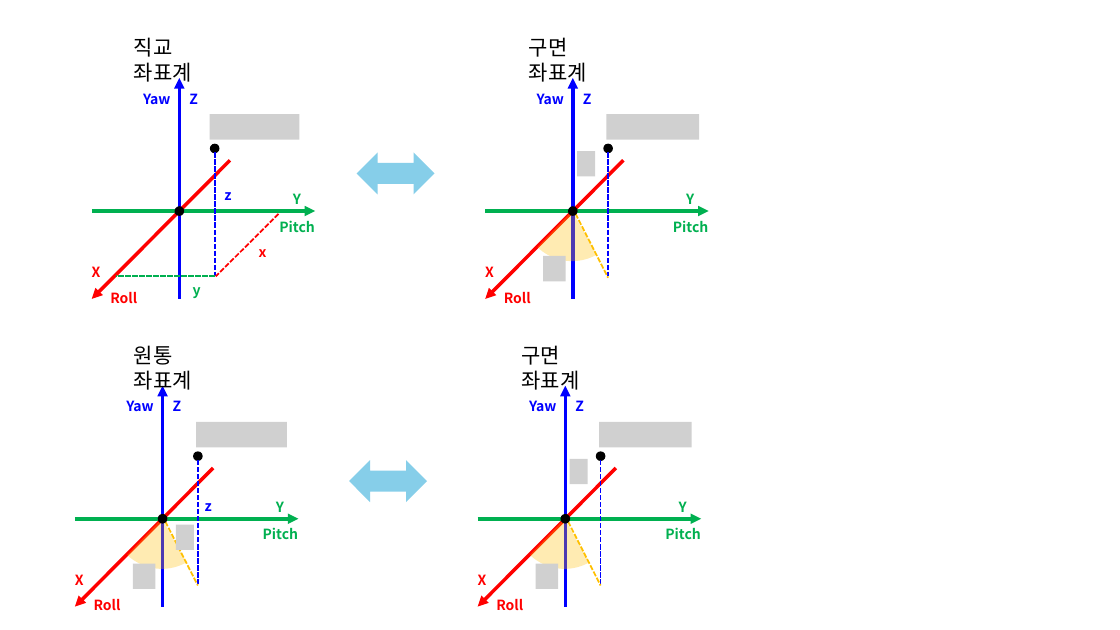
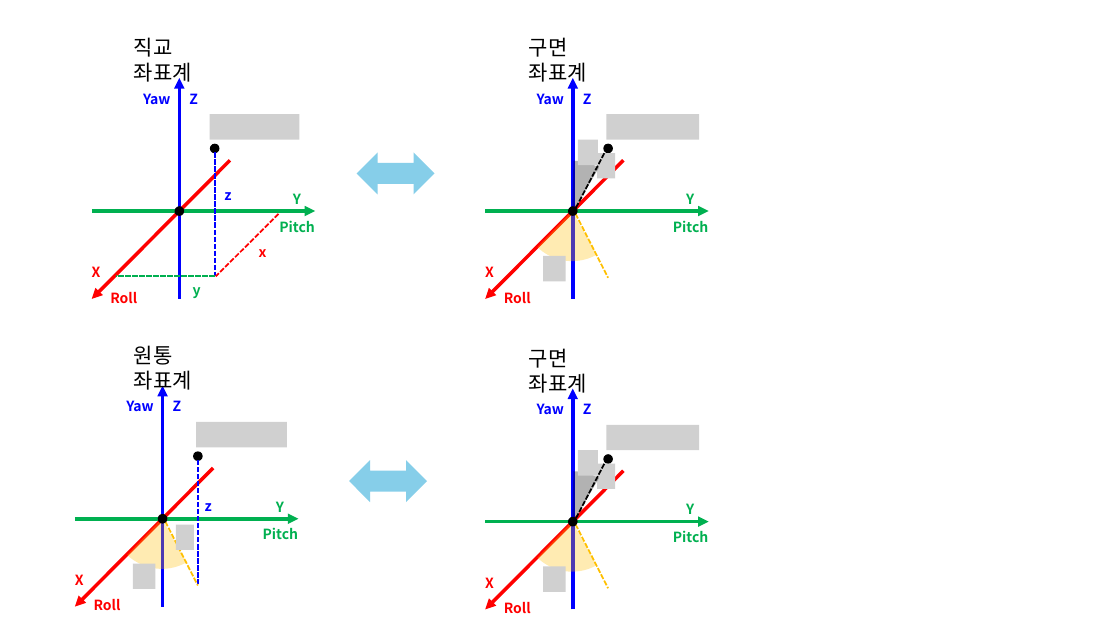
Before and after one commit to gaussian37/gaussian37.github.io, a slide deck: slide 4 of assets/img/math/calculus/cylindrical_spherical_coordinate_system/cylindrical_spherical_coordinate_system.pptx (slide 5 before the commit). Drawn at 1120x630 pixels with LibreOffice and Linux fonts; fonts in the diff are those of the drawing; grey boxes stand for pictures. Boxes give left, top, right and bottom in pixels: in the first picture for what was removed or moved away, otherwise in the second. Text is boxed around its words. In the diff, an @@ line names an element or a change of style, - is before the commit and + after.

```diff
--- a/assets/img/math/calculus/cylindrical_spherical_coordinate_system/cylindrical_spherical_coordinate_system.pptx
+++ b/assets/img/math/calculus/cylindrical_spherical_coordinate_system/cylindrical_spherical_coordinate_system.pptx
@@ group added at [518,139,626,266]: 2 pictures, 1 line, 1 pie slice (boxed as its full ellipse) @@
@@ picture removed at [577,151,595,176] @@
@@ line removed from (608, 152) to (608, 276) @@
@@ 3 texts, 3 arrows, 1 ellipse, 1 picture: place and size @@
-3 texts, 3 arrows, 1 ellipse, 1 picture at [478,386,702,607]
+3 texts, 3 arrows, 1 ellipse, 1 picture at [486,389,709,610]
@@ 1 picture, 1 text, 1 line, 1 pie slice (boxed as its full ellipse): place and size @@
-1 picture, 1 text, 1 line, 1 pie slice (boxed as its full ellipse) at [514,345,614,589]
+1 picture, 1 text, 1 line, 1 pie slice (boxed as its full ellipse) at [522,348,622,592]
@@ picture removed at [570,459,587,484] @@
@@ group added at [518,450,626,577]: 2 pictures, 1 line, 1 pie slice (boxed as its full ellipse) @@
@@ line removed from (601, 460) to (601, 584) @@
@@ 2 texts, 1 ellipse: place and size @@
-2 texts, 1 ellipse at [478,452,604,610]
+2 texts, 1 ellipse at [485,455,612,613]
@@ text "Pitch": place and size @@
-text "Pitch" at [665,527,701,539]
+text "Pitch" at [673,530,709,542]
```
Also in this commit, not shown: 1 other slide changed, 1 slide removed, 6 other files.
